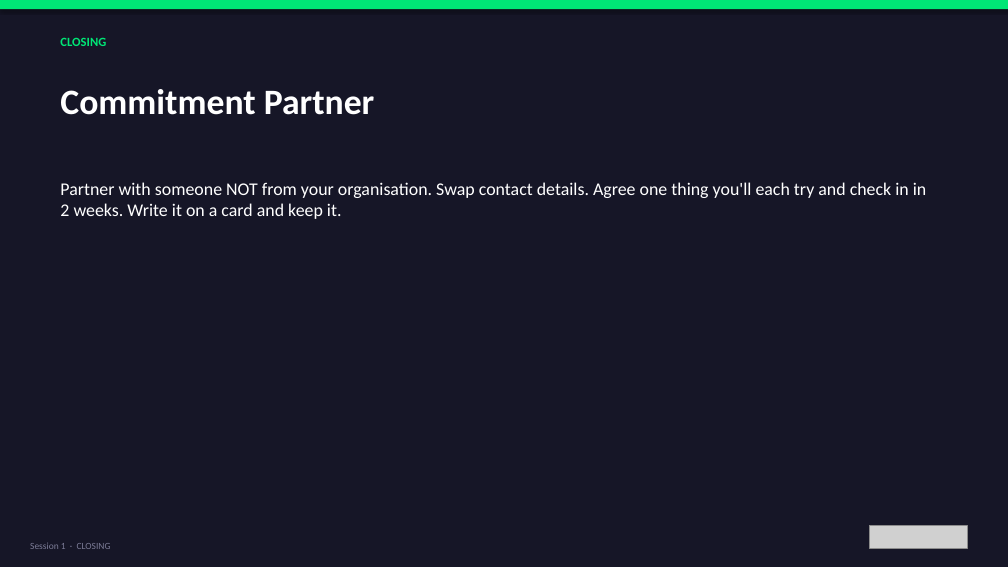
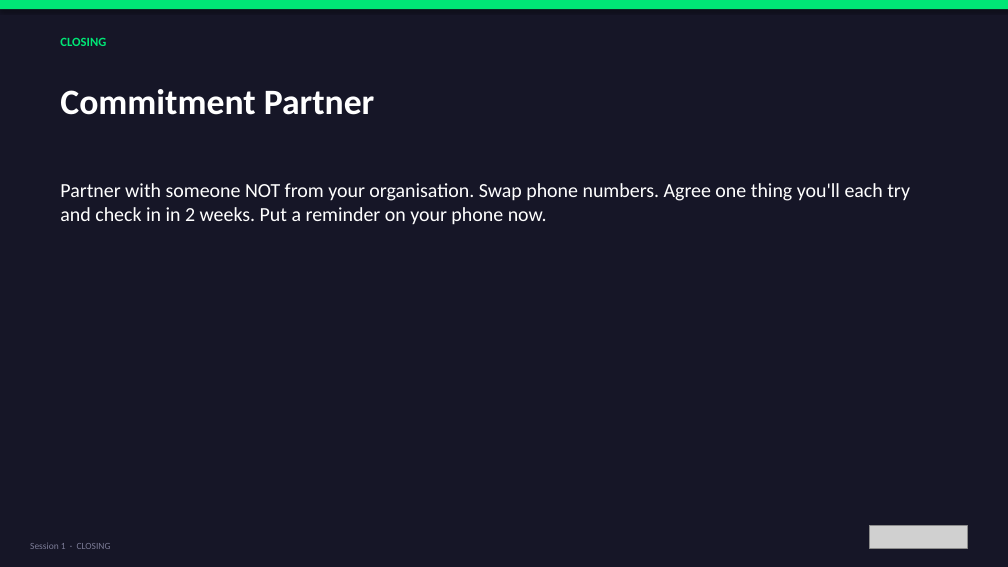
Before and after one commit to bh1ff/cpd-v2, a slide deck: slide 30 of assets/downloads/Session-1-What-Is-Digital-Youth-Work.pptx (slide 32 before the commit). Drawn at 1008x567 pixels with LibreOffice and Linux fonts; fonts in the diff are those of the drawing; grey boxes stand for pictures. Boxes give left, top, right and bottom in pixels: in the first picture for what was removed or moved away, otherwise in the second. Text is boxed around its words. In the diff, an @@ line names an element or a change of style, - is before the commit and + after.

```diff
--- a/assets/downloads/Session-1-What-Is-Digital-Youth-Work.pptx
+++ b/assets/downloads/Session-1-What-Is-Digital-Youth-Work.pptx
@@ text at [60,183,910,225]: text changed; size 17 to 19 pt @@
-Partner with someone NOT from your organisation. Swap contact details. Agree one thing you'll each try and check in in 2 weeks. Write it on a card and keep it.
+Partner with someone NOT from your organisation. Swap phone numbers. Agree one thing you'll each try and check in in 2 weeks. Put a reminder on your phone now.
```
Also in this commit, not shown: 24 other slides changed, 1 slide added, 3 slides removed, 4 other files.
